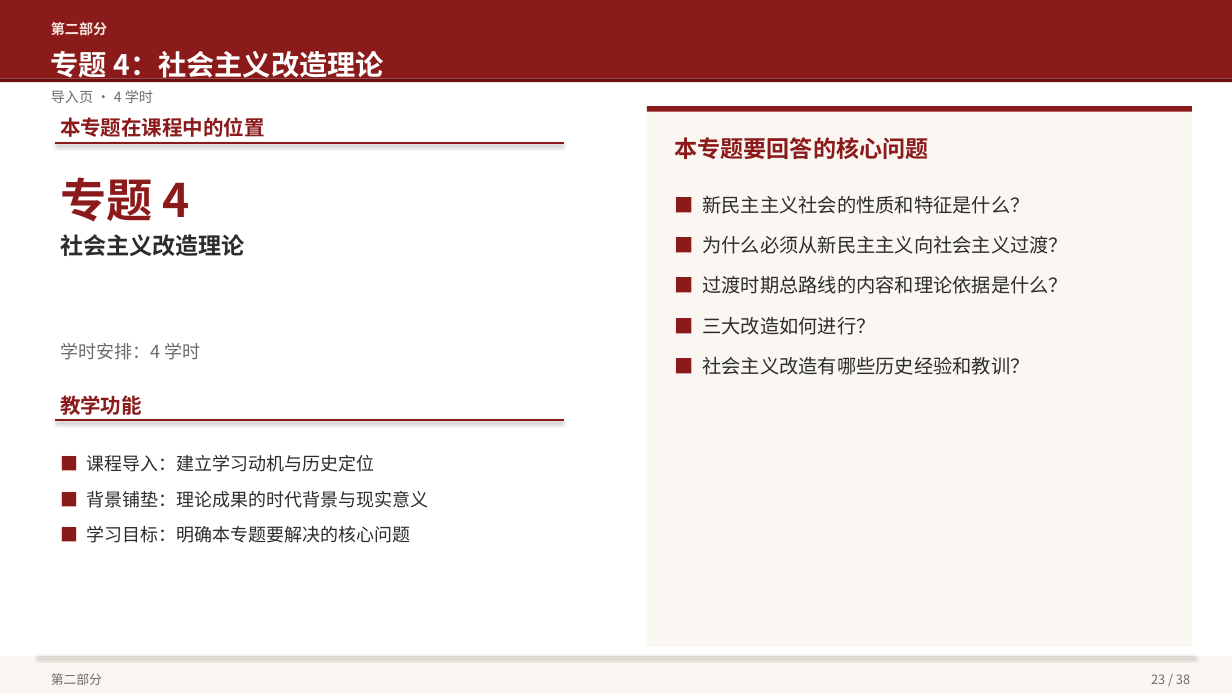
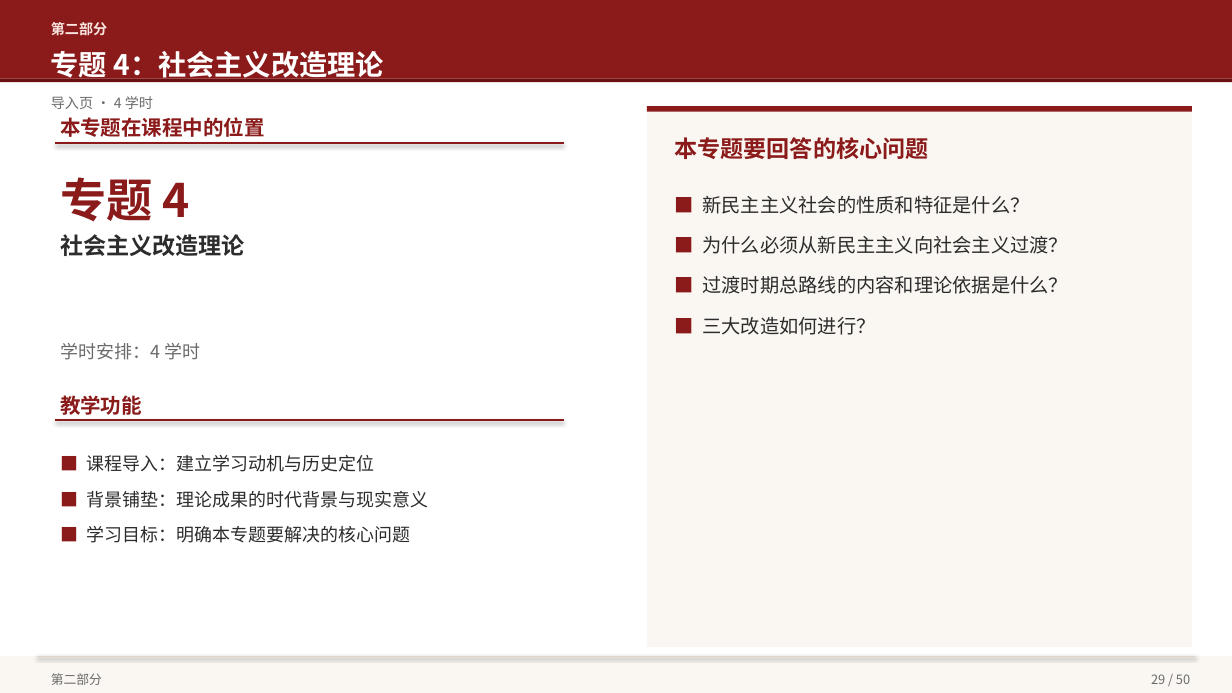
Before and after one commit to hsy358/obsidian-vault, a slide deck: slide 29 of 03-资源/PPT/毛泽东思想和中国特色社会主义理论体系概论 教学大纲概览.pptx (slide 23 before the commit). Drawn at 1232x693 pixels with LibreOffice and Linux fonts; fonts in the diff are those of the drawing. Boxes give left, top, right and bottom in pixels: in the first picture for what was removed or moved away, otherwise in the second. Text is boxed around its words. In the diff, an @@ line names an element or a change of style, - is before the commit and + after.

```diff
--- a/03-资源/PPT/毛泽东思想和中国特色社会主义理论体系概论 教学大纲概览.pptx
+++ b/03-资源/PPT/毛泽东思想和中国特色社会主义理论体系概论 教学大纲概览.pptx
@@ text "导入页 · 4 学时": place and size @@
-text "导入页 · 4 学时" at (51,90,153,103)
+text "导入页 · 4 学时" at (51,96,153,109)
@@ text at (702,356,1029,375): paragraph removed @@
-■ 社会主义改造有哪些历史经验和教训？
@@ text at (1151,674,1190,684): text changed @@
-23 / 38
+29 / 50
```
Also in this commit, not shown: 37 other slides changed, 13 slides added.
